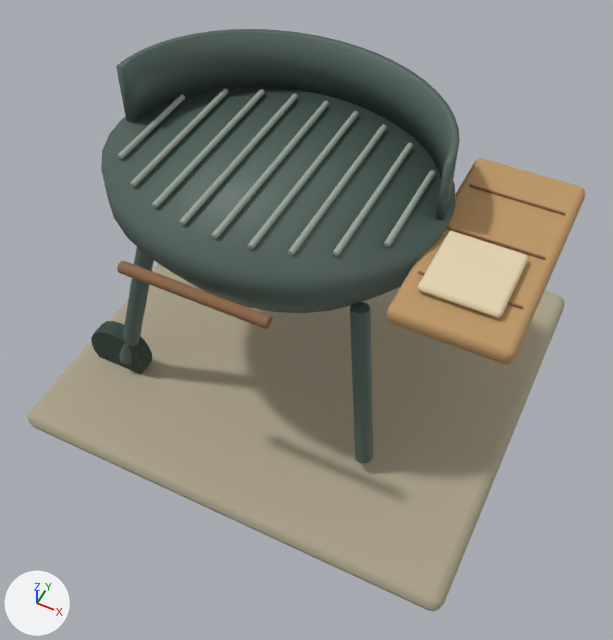
One commit to the glTF model Godot/assets/grill/cozy_grill.glb: the scene before it, then after it.
Rendered twice from a 50 mm lens placed at (1.025, -2.1, 2.901), pointed at (0.055, -0.16, 0.475). Lighting does not change. The marker at lower left points along +X, +Y and +Z. The picture after the commit comes second. Where no turn or scale is listed for an object, it has been applied to the vertices.

Objects in the first picture: 'grill_Canvas', 'grill_Iron', 'grill_IronDark', 'grill_Steel', 'grill_Stone', 'grill_Timber', 'grill_TimberLight'.
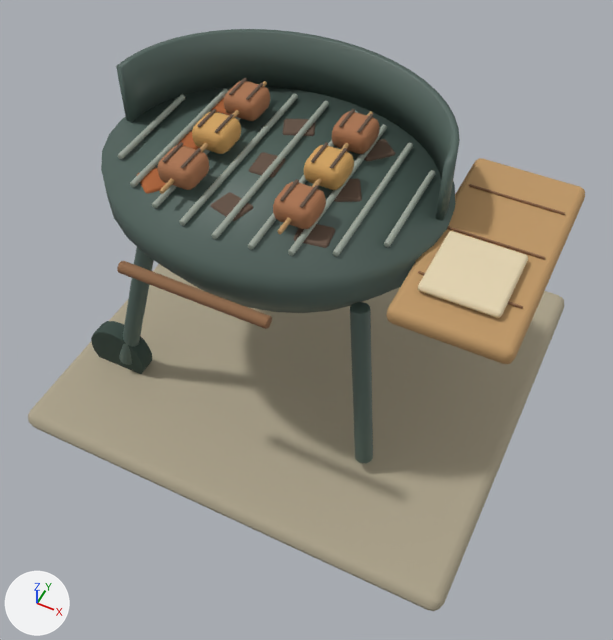
Pixel boxes [x1, y1, x2, y2] of what changed, in the pictures (613 x 640 px):
'CookingFood_Roast', added (brown)
    after: [157, 81, 380, 229]
'CookingFood_Crust', added (orange)
    after: [192, 111, 354, 190]
'WarmCoals_Char', added
    after: [211, 119, 395, 248]
'CookingFood_Char', added
    after: [163, 78, 373, 208]
'WarmCoals_Ember', added (mostly hidden)
    after: [137, 98, 230, 194]
'CookingFood_TimberLight', added
    after: [159, 81, 373, 234]

What changed in the scene script:
```text
Add mat_ember:
    mat_ember = bpy.data.materials.new('Ember')
    # nodes: BsdfPrincipled, Mix, OutputMaterial, VertexColor
    # colours: orange #b46635, mixed with the vertex colours
Add mat_char:
    mat_char = bpy.data.materials.new('Char')
    # nodes: BsdfPrincipled, Mix, OutputMaterial, VertexColor
    # colours: brown #665244, mixed with the vertex colours
Add mat_roast:
    mat_roast = bpy.data.materials.new('Roast')
    # nodes: BsdfPrincipled, Mix, OutputMaterial, VertexColor
    # colours: brown #ae7651, mixed with the vertex colours
Add mat_crust:
    mat_crust = bpy.data.materials.new('Crust')
    # nodes: BsdfPrincipled, Mix, OutputMaterial, VertexColor
    # colours: orange #d6a661, mixed with the vertex colours
Add me_cube_084:
    me_cube_084.from_pydata(...)  # 288 vertices, 564 faces; spans x -0.073..0.073, y -0.571..0.05, z -0.013..0.013
    me_cube_084.materials.append(mat_ember)
Add me_cube_085:
    me_cube_085.from_pydata(...)  # 576 vertices, 1128 faces; spans x -0.071..0.382, y -0.561..0.072, z -0.013..0.013
    me_cube_085.materials.append(mat_char)
Add me_cylinder_147:
    me_cylinder_147.from_pydata(...)  # 376 vertices, 744 faces; spans x -0.008..0.448, y -0.36..0.36, z -0.008..0.008
    me_cylinder_147.materials.append(mat_timberlight)
Add me_cube_066:
    me_cube_066.from_pydata(...)  # 384 vertices, 752 faces; spans x -0.072..0.512, y -0.512..0.072, z -0.047..0.047
    me_cube_066.materials.append(mat_roast)
Add me_cube_069:
    me_cube_069.from_pydata(...)  # 192 vertices, 376 faces; spans x -0.072..0.512, y -0.072..0.072, z -0.048..0.048
    me_cube_069.materials.append(mat_crust)
Add me_cube_067:
    me_cube_067.from_pydata(...)  # 1152 vertices, 2256 faces; spans x -0.006..0.516, y -0.498..0.058, z -0.004..0.004
    me_cube_067.materials.append(mat_char)
Add ob_warmcoals_ember:
    ob_warmcoals_ember = bpy.data.objects.new('WarmCoals_Ember', me_cube_084)
    ob_warmcoals_ember.location = (-0.49, 0.25, 1.017)
Add ob_warmcoals_char:
    ob_warmcoals_char = bpy.data.objects.new('WarmCoals_Char', me_cube_085)
    ob_warmcoals_char.location = (-0.18, 0.25, 1.017)
Add ob_cookingfood_timberlight:
    ob_cookingfood_timberlight = bpy.data.objects.new('CookingFood_TimberLight', me_cylinder_147)
    ob_cookingfood_timberlight.location = (-0.38, 0.0, 1.09)
Add ob_cookingfood_roast:
    ob_cookingfood_roast = bpy.data.objects.new('CookingFood_Roast', me_cube_066)
    ob_cookingfood_roast.location = (-0.38, 0.22, 1.095)
Add ob_cookingfood_crust:
    ob_cookingfood_crust = bpy.data.objects.new('CookingFood_Crust', me_cube_069)
    ob_cookingfood_crust.location = (-0.38, 0.0, 1.095)
Add ob_cookingfood_char:
    ob_cookingfood_char = bpy.data.objects.new('CookingFood_Char', me_cube_067)
    ob_cookingfood_char.location = (-0.415, 0.22, 1.145)
```
